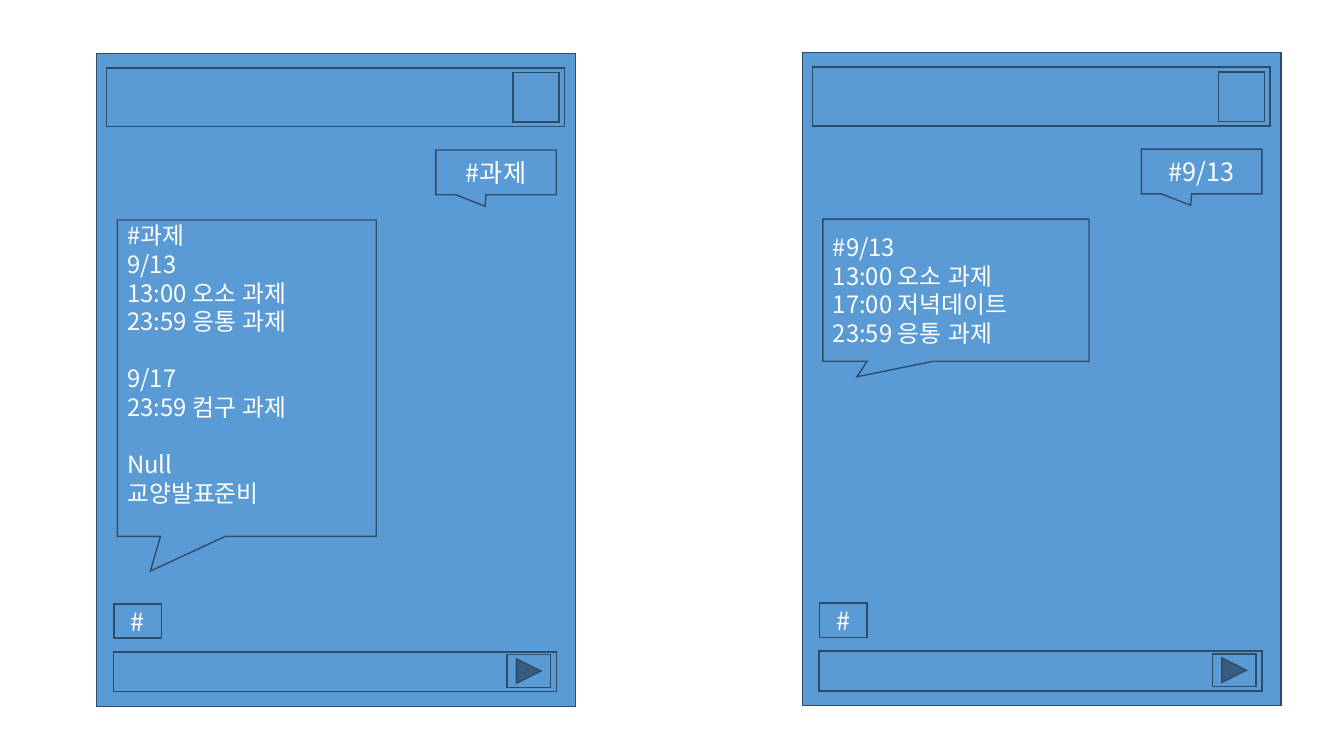
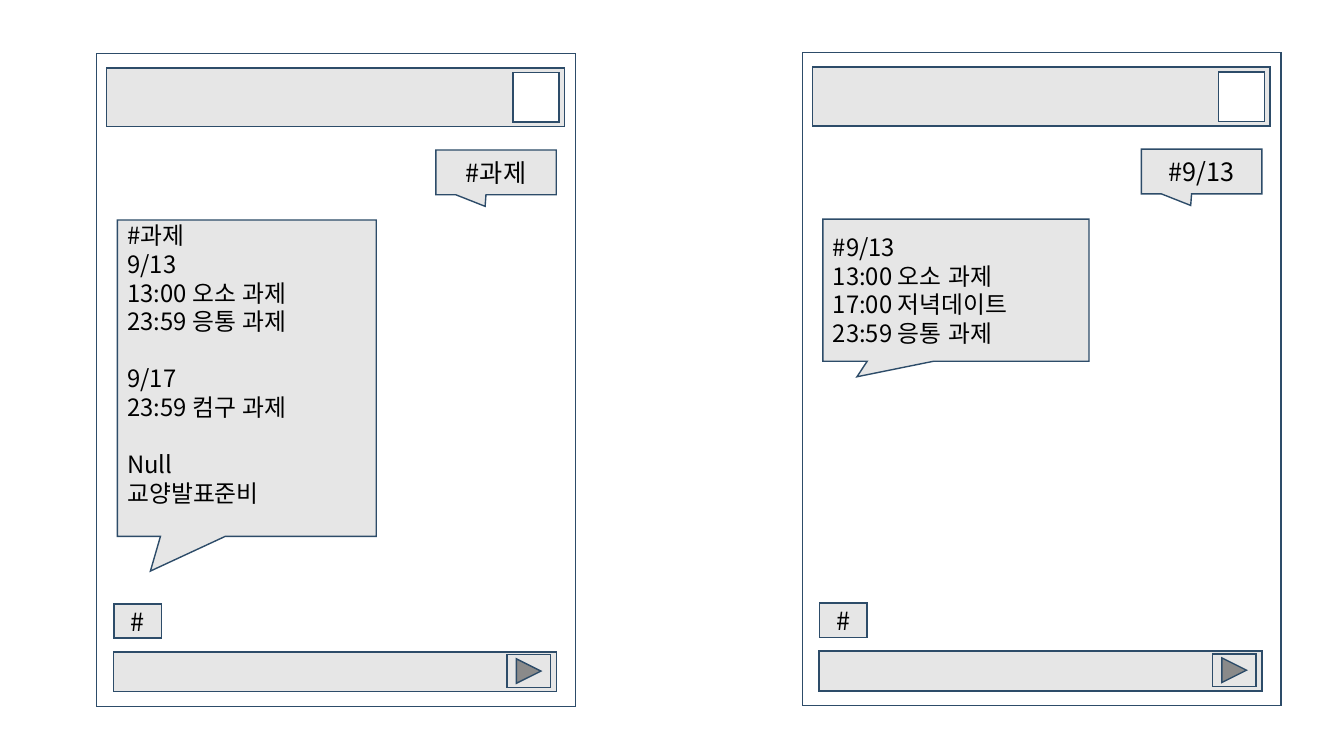
Before and after one commit to bluesky0960/KookMiNi, a slide deck: slide 13 of 오픈소스 기획서ver.1.pptx. Drawn at 1344x756 pixels with LibreOffice and Linux fonts; fonts in the diff are those of the drawing. Boxes give left, top, right and bottom in pixels: in the first picture for what was removed or moved away, otherwise in the second. Text is boxed around its words. In the diff, an @@ line names an element or a change of style, - is before the commit and + after.

```diff
--- a/오픈소스 기획서ver.1.pptx
+++ b/오픈소스 기획서ver.1.pptx
@@ fill #5B9BD5 to #E6E6E6 in 6 elements at [114, 652, 558, 693], [507, 655, 551, 689], [820, 651, 1263, 692], [813, 68, 1270, 126], [1213, 654, 1256, 688], [107, 69, 565, 127] @@
@@ fill #5B9BD5 to #FFFFFF in 4 elements at [97, 53, 576, 707], [513, 73, 560, 122], [803, 52, 1281, 706], [1219, 72, 1265, 121] @@
@@ text colour #FFFFFF to #000000; fill #5B9BD5 to #E6E6E6 in 6 elements at [436, 150, 556, 195], [117, 220, 376, 536], [1141, 149, 1261, 194], [823, 219, 1089, 361], [114, 604, 161, 638], [820, 603, 867, 637] @@
```
Also in this commit, not shown: 4 other slides changed, 1 slide added, 2 other files.
